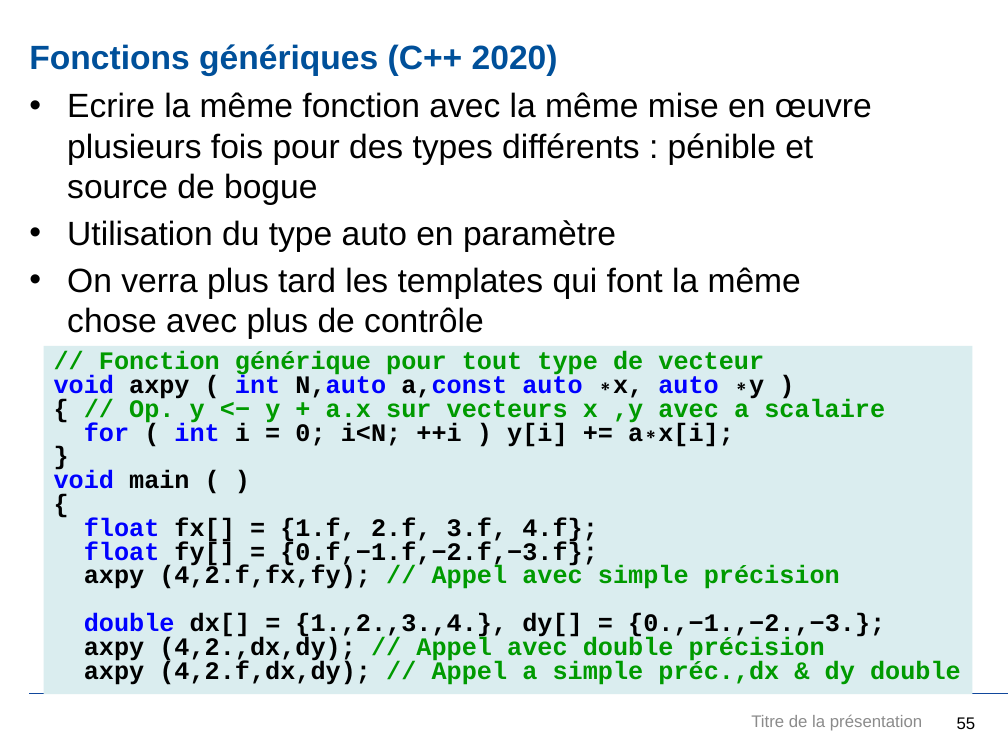
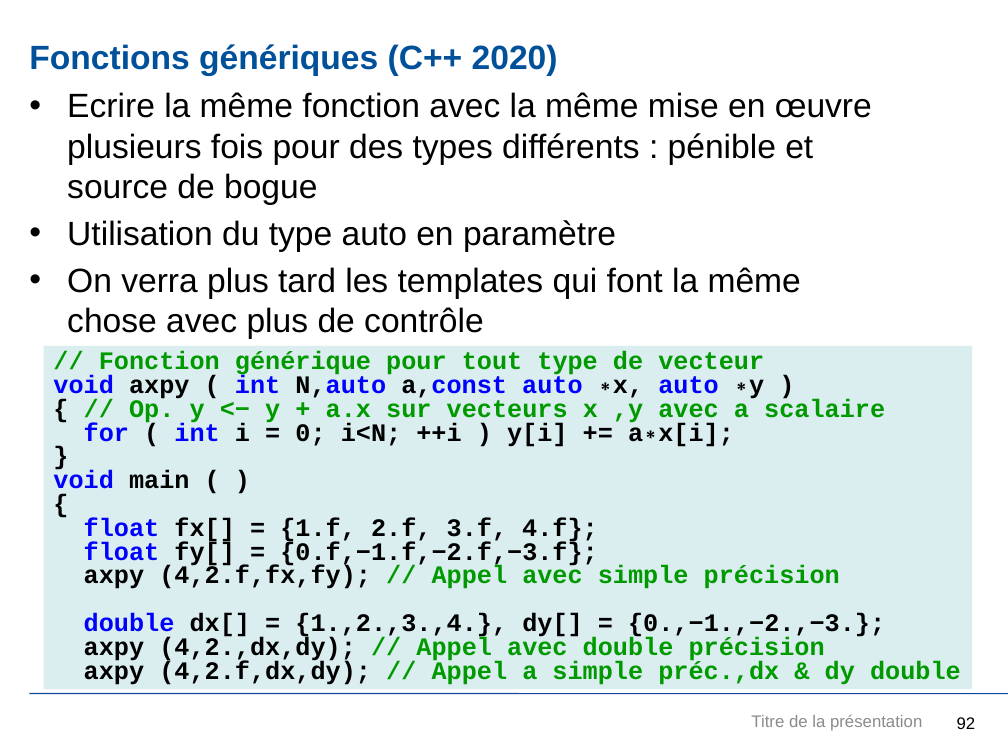
Before and after one commit to JuvignyEnsta/C-2020, a slide deck: slide 92 of Transparents/InitiationCpp.pptx (slide 55 before the commit). Drawn at 1008x756 pixels with LibreOffice and Linux fonts; fonts in the diff are those of the drawing; background and template pictures are left out. Boxes give left, top, right and bottom in pixels: in the first picture for what was removed or moved away, otherwise in the second. Text is boxed around its words. In the diff, an @@ line names an element or a change of style, - is before the commit and + after.

```diff
--- a/Transparents/InitiationCpp.pptx
+++ b/Transparents/InitiationCpp.pptx
@@ rectangle "// Fonction générique pour tout ...": place and size @@
-rectangle "// Fonction générique pour tout ..." at <box>43,346,972,694</box>
+rectangle "// Fonction générique pour tout ..." at <box>43,346,972,689</box>
@@ text "Titre de la présentation" at <box>751,715,922,731</box>: text colour #8C8C8C to #8B8B8B @@
@@ page number at <box>957,717,976,729</box>: text changed @@
-55
+92
```
Also in this commit, not shown: 59 other slides changed, 37 slides added, 20 other files.
